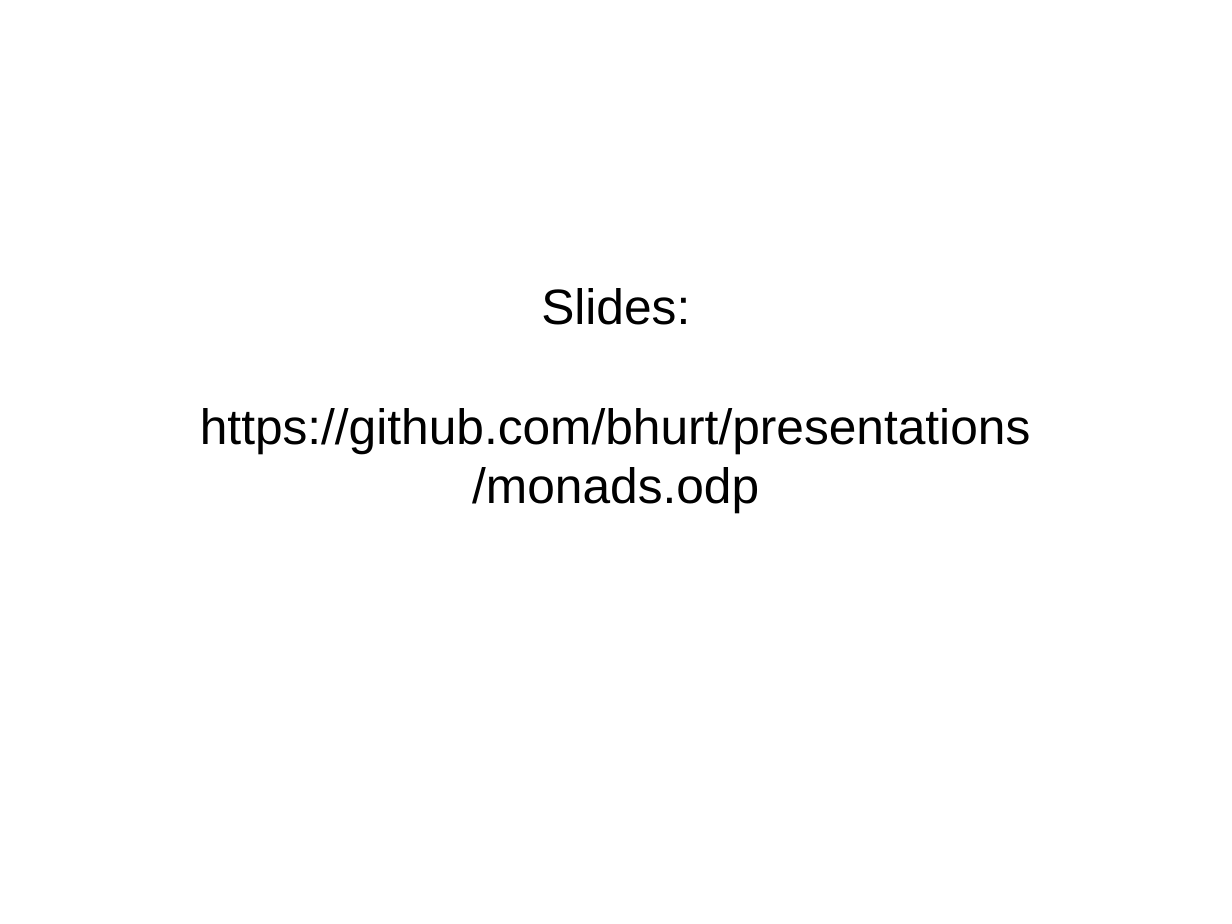
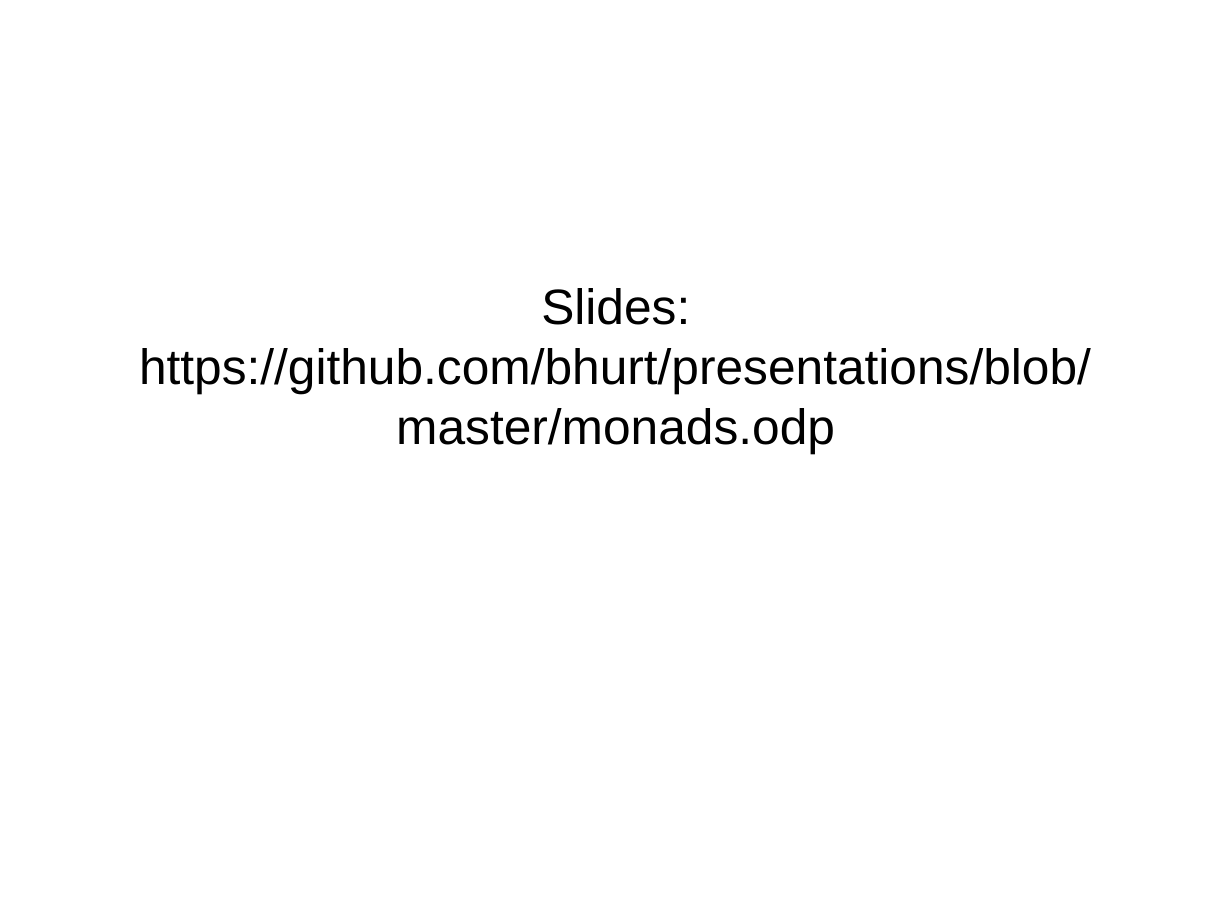
Before and after one commit to bhurt/presentations, a slide deck: slide 2 of monads.odp. Drawn at 1232x924 pixels with LibreOffice and Linux fonts; fonts in the diff are those of the drawing. Boxes give left, top, right and bottom in pixels: in the first picture for what was removed or moved away, otherwise in the second. Text is boxed around its words. In the diff, an @@ line names an element or a change of style, - is before the commit and + after.

Commit message:
Update the links in the monads prese.

```diff
--- a/monads.odp
+++ b/monads.odp
@@ subtitle at (139,348,1091,453): text changed @@
-https://github.com/bhurt/presentations
-/monads.odp
+https://github.com/bhurt/presentations/blob/master/monads.odp
```
Also in this commit, not shown: 1 other slide changed.
